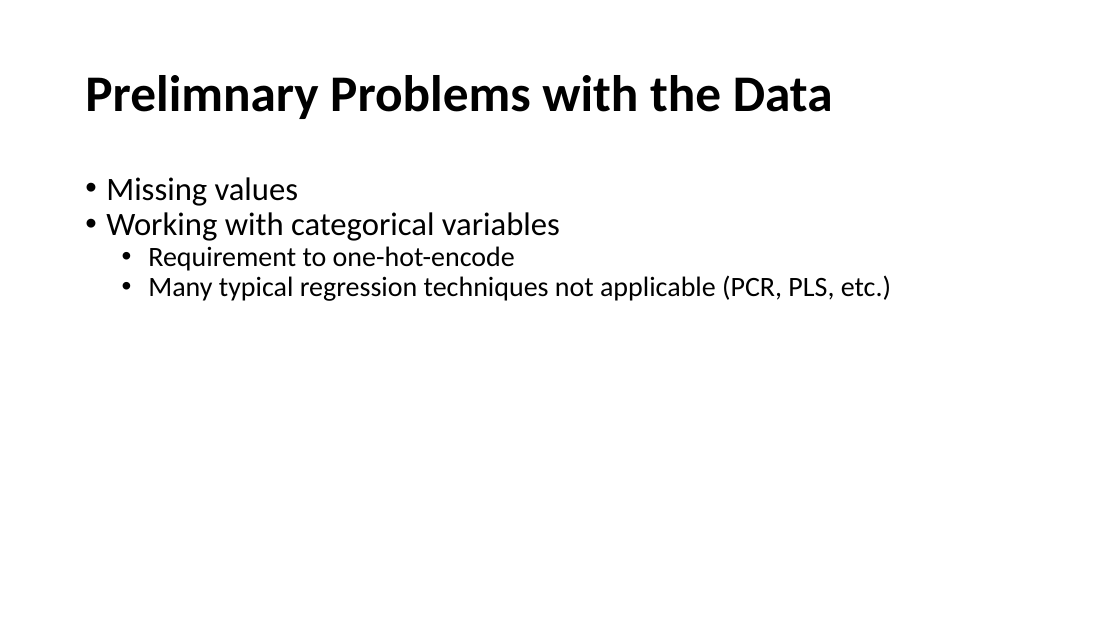
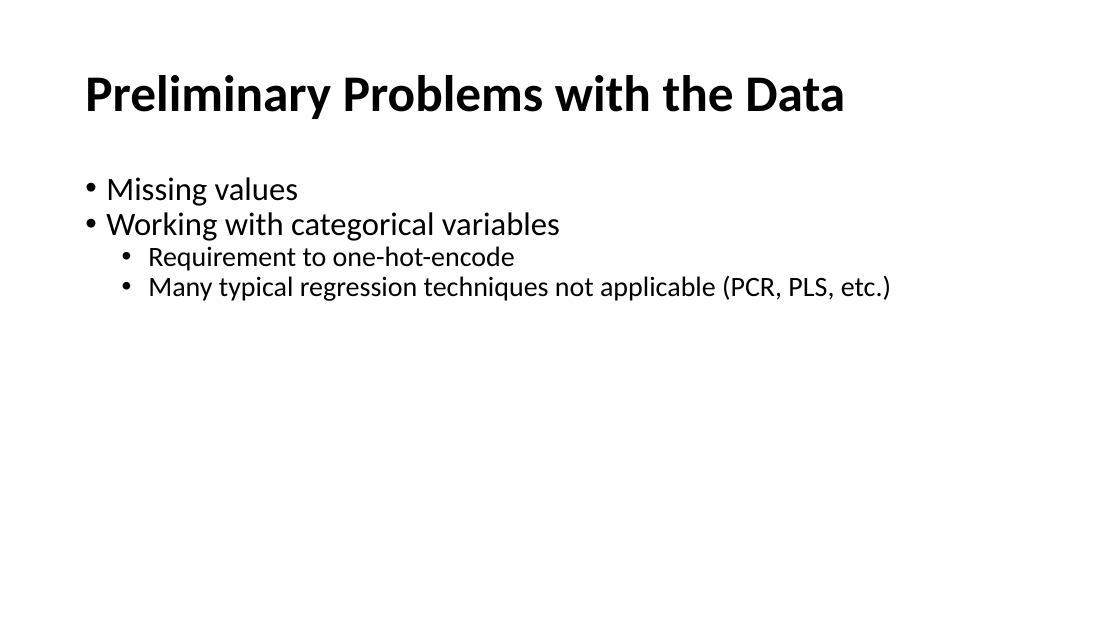
Before and after one commit to jakerhodes/gitFolder, a slide deck: slide 3 of Presentation-draft.pptx. Drawn at 1120x630 pixels with LibreOffice and Linux fonts; fonts in the diff are those of the drawing. Boxes give left, top, right and bottom in pixels: in the first picture for what was removed or moved away, otherwise in the second. Text is boxed around its words. In the diff, an @@ line names an element or a change of style, - is before the commit and + after.

Commit message:
adding latest version of slides

```diff
--- a/Presentation-draft.pptx
+++ b/Presentation-draft.pptx
@@ title at box(85, 75, 845, 119): text changed @@
-Prelimnary Problems with the Data
+Preliminary Problems with the Data
```
Also in this commit, not shown: 1 other slide changed, 1 slide removed.
